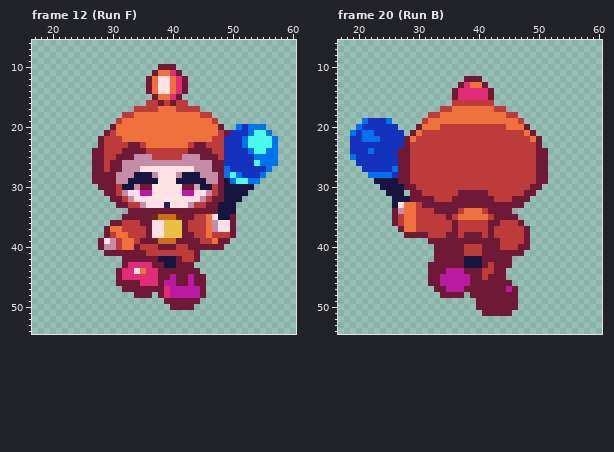
File history of a pixel-art file, Assets/_Project/Textures/BGJ_MC.aseprite. Above: the version before the commit.
78x66 pixels, 311 frames. Shown: frame 12 (Run F): x 17..60, y 6..54; frame 20 (Run B): x 17..60, y 6..54. The commit also changed other frames, which this record leaves out.
After:
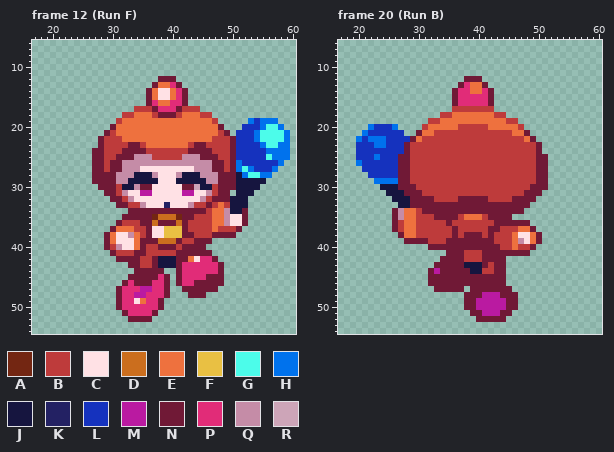
Palette (. is transparent): A #732612  B #be3b3b  C #ffe1e5  D #cb6e1e  E #ee713e  F #e9c043  G #4cfcea  H #0072ed  J #16153f  K #232163  L #1532be  M #ba1aa1  N #701936  P #e12c78  Q #c58ca7  R #cda5b8
The exact change:
Changed rows in their new state; - is an unchanged pixel.
Frame 12 (Run F):
first column x 28:
10 ----------...-------------------
11 ---------.....------------------
12 --------..NNN..-----------------
13 --------.NEEPN.-----------------
15 --------NECCEPN-----------------
16 --------NPEEPPN-----------------
17 ---------NPPPN------------------
18 ---------BNNNB------------------
19 -------------------------HLHHH--
20 -----------------------.-LL-GGH-
21 ----------------------.--LH-GGGH
22 ---------------------BN-LLH--GGH
23 ---------------------BN-LLLH-GHH
24 ---------------------BN--LLL--HH
25 ---------------------BN---LLG-HH
26 ---------------------BNH--LLLLH-
27 ---------------------BNHGH--LH--
28 ---------------------NNJHGG-H---
29 ---------------------NNJJJJJ----
30 ---------------------NN---J-----
31 ---------------------N.--J------
32 ---------------------N--J-------
33 -------------------BEB-JJ-------
34 ------------------BEEQ-JN-------
35 ------------------BEEQCCN-------
36 --.------DNNND----BEEQCCN-------
37 -.N-EE------------BEBBBN--------
38 --ECCQE-----------BNNN----------
39 .NECCCE-------BB-NN...----------
40 .NBQCCEN------N---...-----------
41 -.-BBB-------NNN-NN-------------
42 ---N---BB-----NECPPN------------
43 ----.NNBB-J---PPPPPPN-----------
44 ---...NNNN-..-PPPPPPN-----------
45 ---..NNNNNP-.-PPPPNNN-----------
46 ---.-P-NN-PN.-PP--NNN-----------
47 ---NPPPMMPPN..NNN-NN------------
48 ---NPPMMPPPN...NN---------------
49 ---NPPCEPPN......---------------
50 ---NPPPPPPN-....----------------
51 ----NPPPPN----------------------
52 -----NNNN-----------------------
Frame 20 (Run B):
first column x 19:
14 --------------------EE-----------
16 -----------------NPPPPPN---------
17 ---------------..BBBBBBB..-------
18 -------------..BB-------BB..-----
19 --.....-----.BB-----------BB.----
20 -..H---H---.B--EEE-----EEE--B.---
21 ..-L------.NEE-------------EEN.--
22 .HL--H---LNE-----------------EN.-
23 .---HH---------------------------
24 .--L----L-----------------------.
25 .---H----------------------------
26 -H-------------------------------
27 -------L-------------------------
28 ---LLLL--------------------------
29 ----HHHH-------------------------
30 --------N-----------------------N
31 ---------N--------BBBBB--------N-
32 -----------------B-----B------N--
33 -------.JJNN-----------------N---
34 ------------NN----NNNNN----NN----
35 --------Q-----NN-NB---BN---.-----
36 ----------------NB-----B-NNN-N---
37 -------NB---------------N---EEN--
38 --------NEEBB---B----------ECCEN-
39 ---------NNNNBBB--------B--EQCEN-
40 -------------N-----NNN-----EBBN--
41 --------------..-------------N---
42 --------------.----BBB----.------
43 -------------.------------.------
44 --------------M-NNN-JJ-----------
45 ---------------NNNNN--N----------
46 ---------------NNNNN------.------
47 ----------------NNN.------N.-----
48 ---------------....N--MMM--------
49 -------------------NNMMMMM-------
50 -------------------NNMMMMM-------
51 --------------------NNMMM--------
52 ---------------------NNNNN-------
